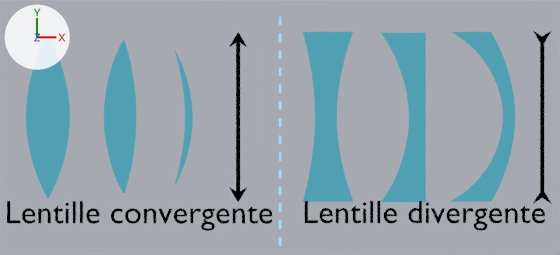
The Blender file images/lumiere/schema_lentilles.blend, before and after one commit.
The view is the same before and after, from the file's camera 'Camera'. Lighting does not change. The marker at upper left points along +X, +Y and +Z. Text is drawn in Blender's own font.
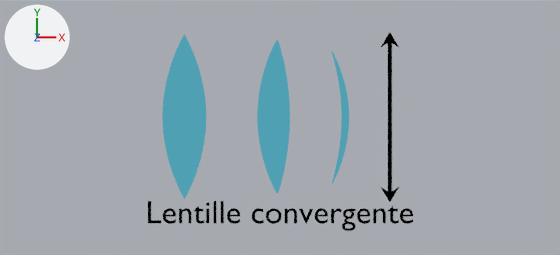
Not drawn themselves, but carrying or shaping drawn objects: ob_circle_r1_003, ob_circle_r1_004, ob_circle_r2_003, ob_circle_r1_005, ob_circle_r2_004.

Edits to the bpy script that builds the scene:
```text
Change ob_schema_conv:
    ob_schema_conv.location: (-0.495, 0.114, 0.621) -> (1.293, 0.114, 0.621)
Change ob_plane:
    ob_plane.location: (-2.679, 0.121, 0.0) -> (-1.07, 0.121, 0.0)
Change ob_plane_001:
    ob_plane_001.location: (-1.761, 0.121, 0.0) -> (0.048, 0.121, 0.0)
Change ob_plane_002:
    ob_plane_002.location: (-1.198, 0.111, 0.0) -> (0.647, 0.111, 0.0)
Change ob_schema_conv_001:
    add ob_schema_conv_001.hide_render = True
Change ob_txt_conv:
    ob_txt_conv.location: (-1.662, -1.137, 1.533) -> (-0.004, -1.137, 1.533)
Remove ob_schema_div:
    ob_schema_div = bpy.data.objects.new('Schema div', me_plane_002)
Remove ob_circle_r1_003:
    ob_circle_r1_003 = bpy.data.objects.new('Circle R1.003', me_circle_006)
Remove ob_plane_003:
    ob_plane_003 = bpy.data.objects.new('Plane.003', me_plane_007)
Remove ob_circle_r1_004:
    ob_circle_r1_004 = bpy.data.objects.new('Circle R1.004', me_circle_008)
Remove ob_plane_004:
    ob_plane_004 = bpy.data.objects.new('Plane.004', me_plane_013)
Remove ob_circle_r2_003:
    ob_circle_r2_003 = bpy.data.objects.new('Circle R2.003', me_circle_009)
Remove ob_plane_005:
    ob_plane_005 = bpy.data.objects.new('Plane.005', me_plane_015)
Remove ob_circle_r1_005:
    ob_circle_r1_005 = bpy.data.objects.new('Circle R1.005', me_circle_010)
Remove ob_circle_r2_004:
    ob_circle_r2_004 = bpy.data.objects.new('Circle R2.004', me_circle_011)
Remove ob_txt_div:
    ob_txt_div = bpy.data.objects.new('txt div', txt_text_002)
```

Boxes (x1, y1, x2, y2) around the edits, measured in the pictures (560 x 255 px):
'Plane', moved: before (26, 35, 70, 198); after (162, 34, 206, 199)
'Plane.001', moved: before (104, 40, 137, 193); after (257, 40, 290, 193)
'Plane.005', deleted (cyan): before (303, 32, 354, 202)
'Plane.003', deleted (cyan): before (382, 33, 426, 202)
'Plane.004', deleted (cyan): before (450, 32, 515, 202)
'txt conv', moved: before (7, 201, 272, 231); after (148, 201, 413, 231)
'txt div', deleted: before (305, 201, 545, 231)
'Schema conv', moved: before (229, 33, 247, 202); after (381, 33, 399, 202)
'Plane.002', moved: before (175, 51, 193, 184); after (332, 52, 349, 184)
'Schema div', deleted (black): before (533, 31, 552, 204)
'Schema conv.001', hidden: before (279, 17, 281, 246)
